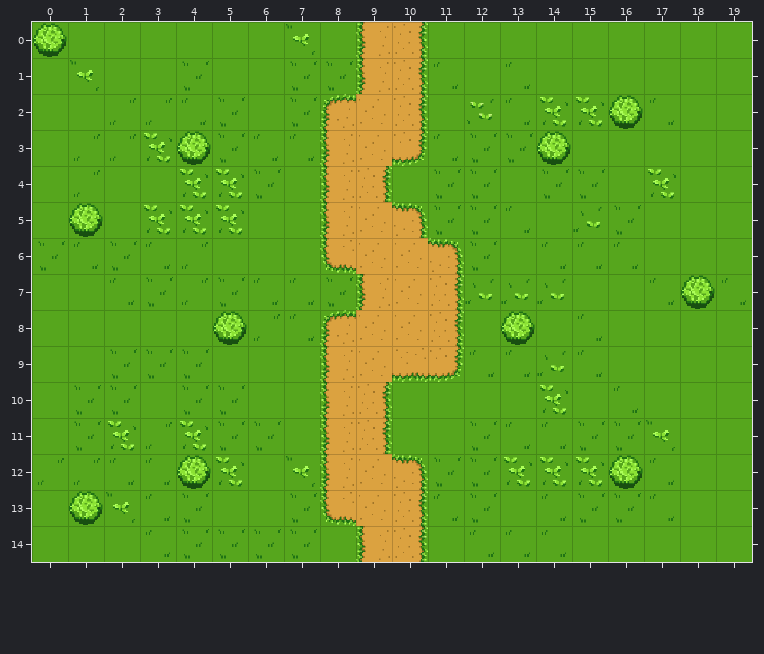
Two versions of a level (Tiled map, assets/tiled/World1_1.tmx). This is how it looked before the edit.
Cells are 50x50 px. Shown: x 0..19, y 0..14. The commit also replaced the tileset; all pictures use the new one.
New version:
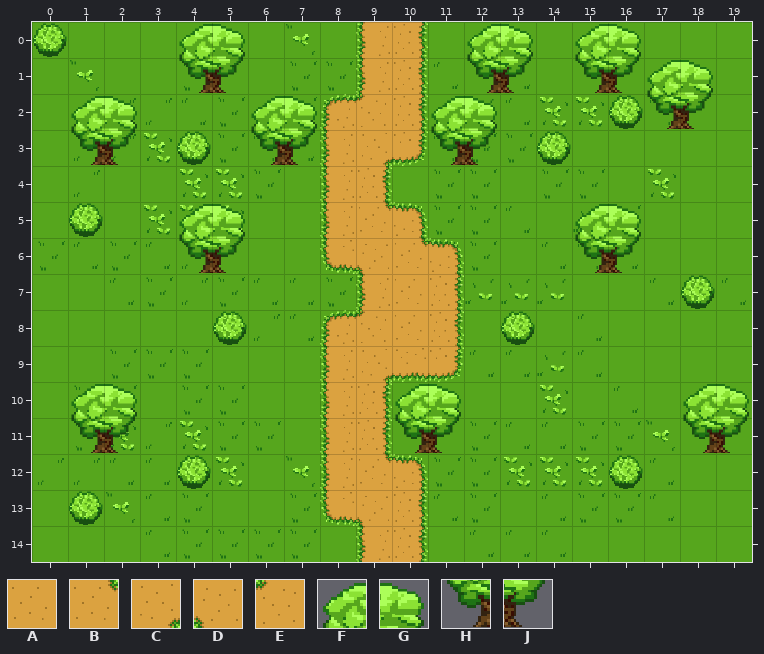
Key: from "pixil_tileset_1": A 8, B 18, C 19, D 20, E 21, F 30, G 31, H 40, J 41.
_ is an empty cell.
Change:
Layer "Back/Path":
Tile A becomes tile B in row 5 at x 9; in row 6 at x 10; in row 12 at x 9.
Tile A becomes tile C in row 3 at x 9; in row 9 at x 9.
Tile A becomes tile D in row 6 at x 9; in row 13 at x 9.
Tile A becomes tile E in row 2 at x 9; in row 8 at x 9.
Layer "Obstacles":
The author put tile F in row 0 at x 4, 12 and 15; in row 1 at x 17; in row 2 at x 1, 6 and 11; in row 5 at x 4 and 15; in row 10 at x 1, 10 and 18.
The author put tile G in row 0 at x 5, 13 and 16; in row 1 at x 18; in row 2 at x 2, 7 and 12; in row 5 at x 5 and 16; in row 10 at x 2, 11 and 19.
The author put tile H in row 1 at x 4, 12 and 15; in row 2 at x 17; in row 3 at x 1, 6 and 11; in row 6 at x 4 and 15; in row 11 at x 1, 10 and 18.
The author put tile J in row 1 at x 5, 13 and 16; in row 2 at x 18; in row 3 at x 2, 7 and 12; in row 6 at x 5 and 16; in row 11 at x 2, 11 and 19.
